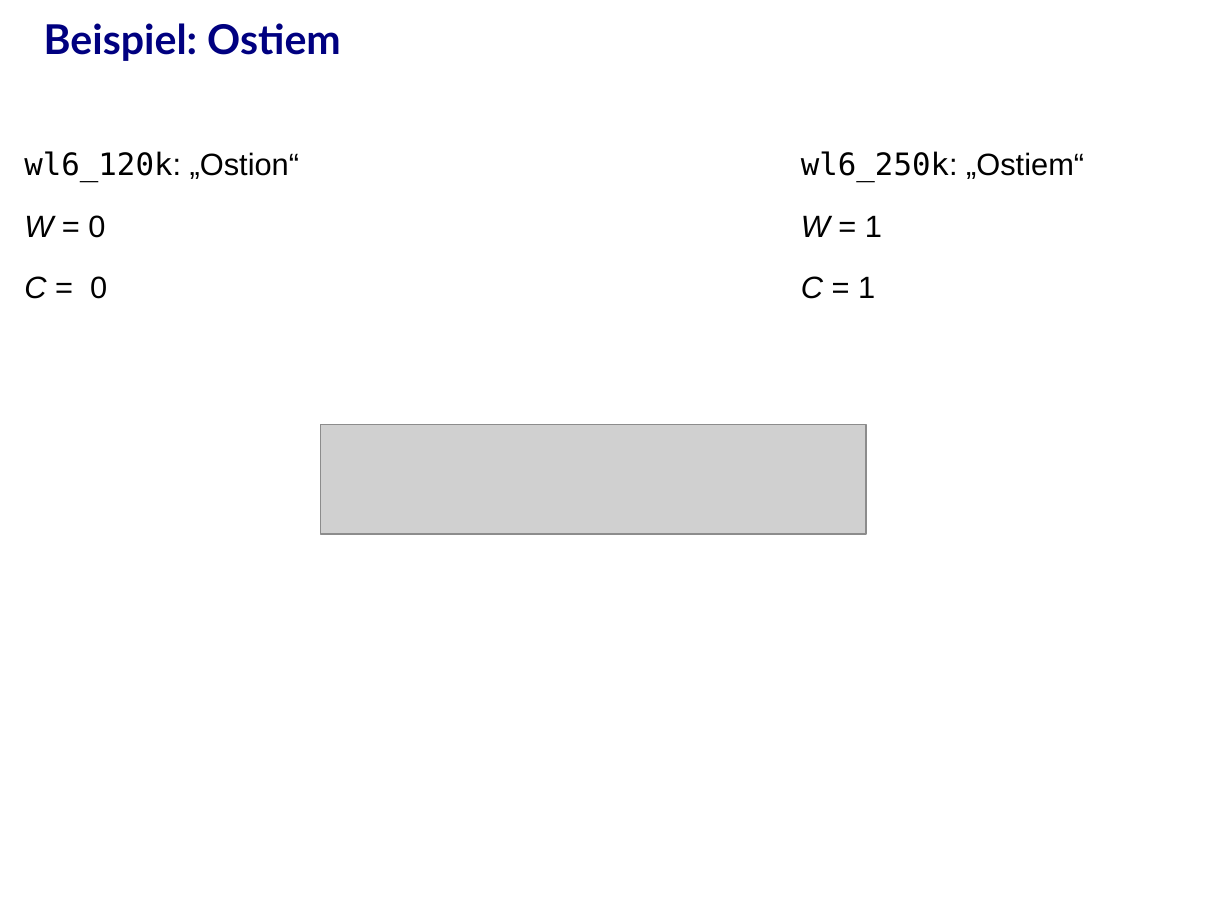
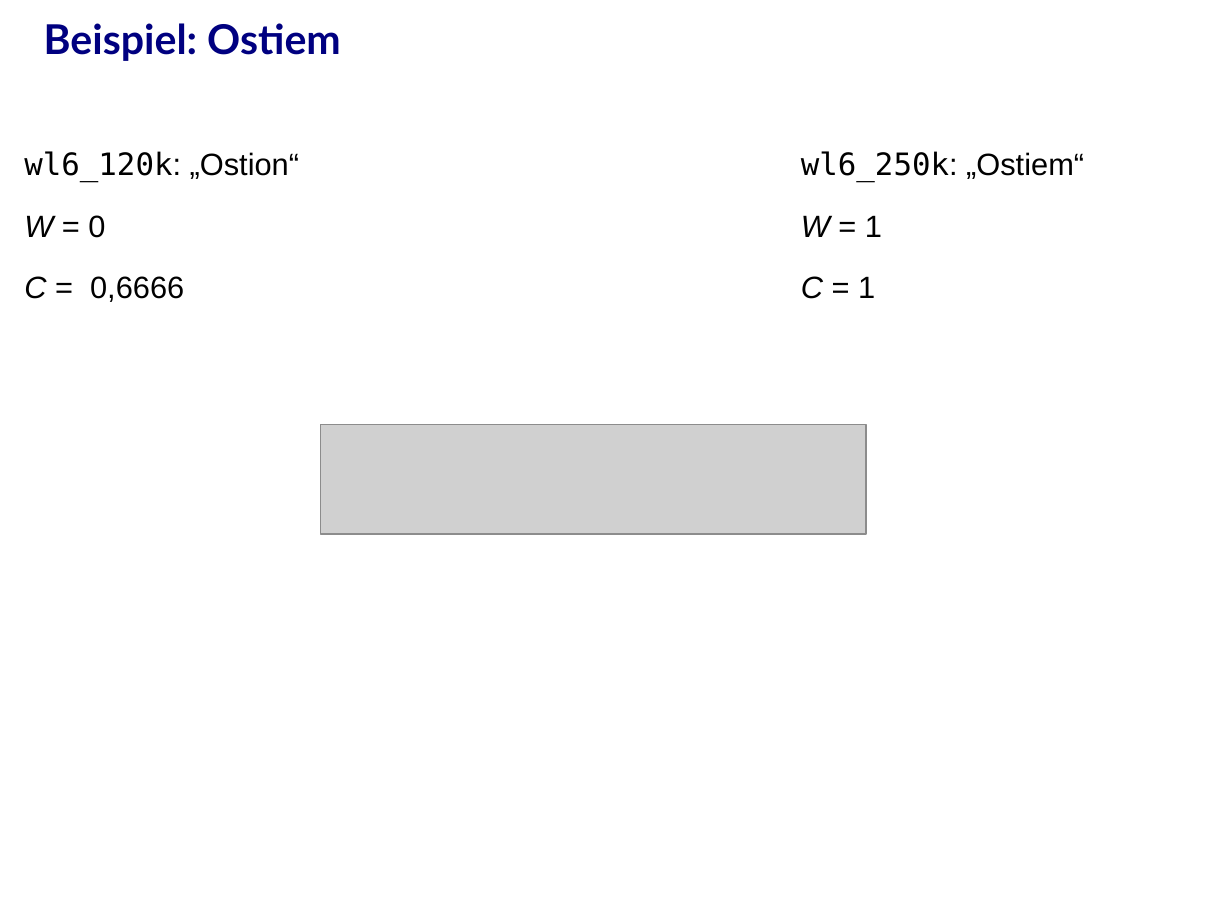
Before and after one commit to j-stephan/d960, a slide deck: slide 22 of presentation/presentation.odp (slide 21 before the commit). Drawn at 1232x924 pixels with LibreOffice and Linux fonts; fonts in the diff are those of the drawing; grey boxes stand for pictures; background and template pictures are left out. Boxes give left, top, right and bottom in pixels: in the first picture for what was removed or moved away, otherwise in the second. Text is boxed around its words. In the diff, an @@ line names an element or a change of style, - is before the commit and + after.

```diff
--- a/presentation/presentation.odp
+++ b/presentation/presentation.odp
@@ text at (x1=24, y1=276, x2=184, y2=302): text changed @@
-C = 0
+C = 0,6666
```
Also in this commit, not shown: 14 other slides changed, 7 slides added, 4 slides removed, 1 other file.
